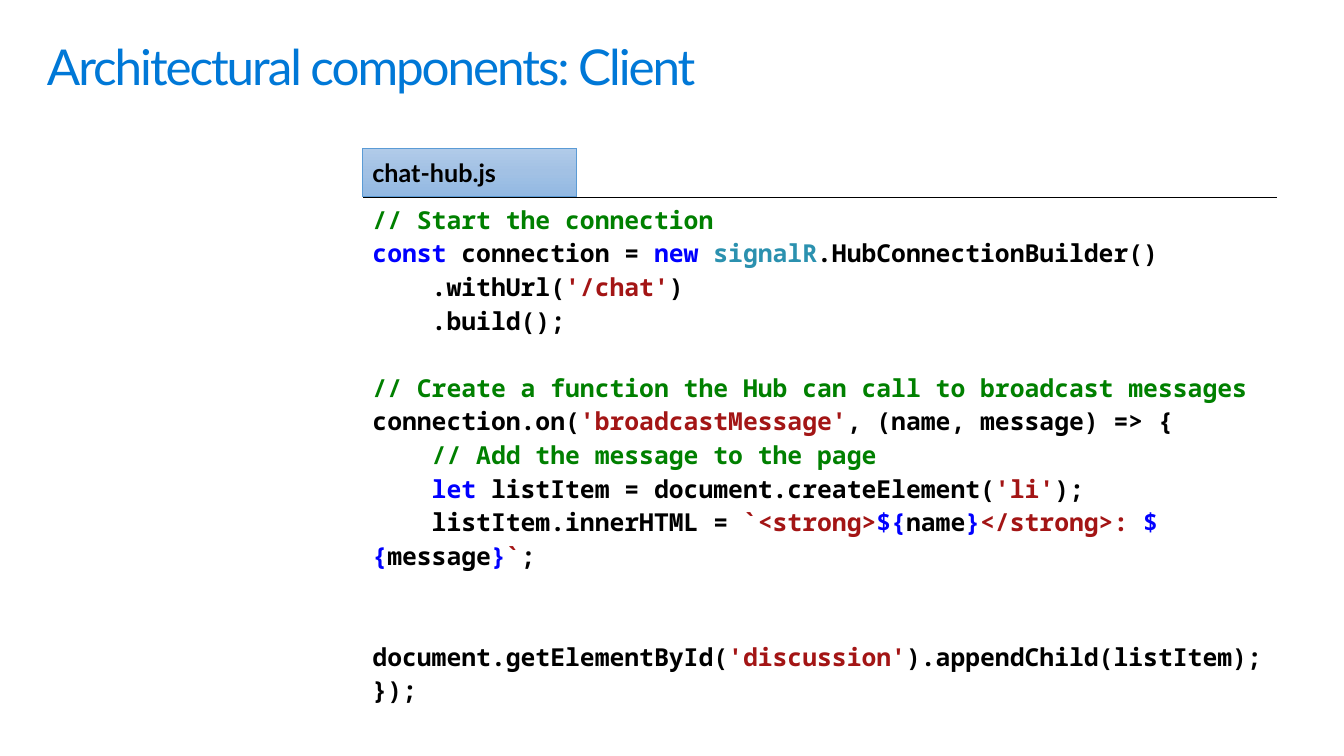
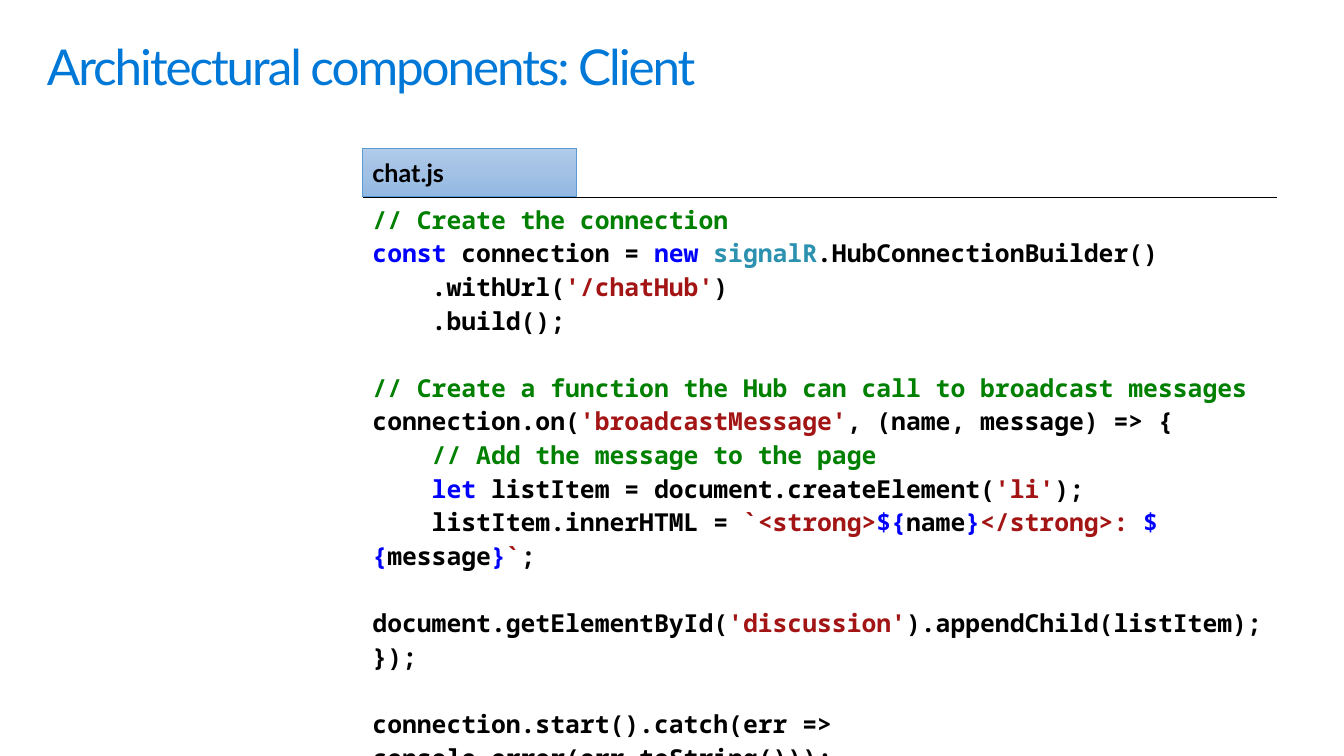
Before and after one commit to scottaddie/slide-decks, a slide deck: slide 6 of Building the Real-time Web with SignalR.pptx. Drawn at 1344x756 pixels with LibreOffice and Linux fonts; fonts in the diff are those of the drawing; background and template pictures are left out. Boxes give left, top, right and bottom in pixels: in the first picture for what was removed or moved away, otherwise in the second. Text is boxed around its words. In the diff, an @@ line names an element or a change of style, - is before the commit and + after.

Commit message:
Tweak SignalR slides

```diff
--- a/Building the Real-time Web with SignalR.pptx
+++ b/Building the Real-time Web with SignalR.pptx
@@ text in rectangle at [372,163,444,187]: text changed @@
-chat-hub.js
+chat.js
@@ table at [363,198,1278,741] @@
-row 1, column 1: // Start the connection / const connection = new signalR.HubConnectionBuilder() / .withUrl('/chat') / .build(); / // Create a function the Hub can call to broadcast messages / connection.on('broadcastMessage', (name, message) => { / // Add the message to the page / let listItem = document.createElement('li'); / listItem.innerHTML = `<strong>${name}</strong>: ${message}`; / document.getElementById('discussion').appendChild(listItem); / });
+row 1, column 1: // Create the connection / const connection = new signalR.HubConnectionBuilder() / .withUrl('/chatHub') / .build(); / // Create a function the Hub can call to broadcast messages / connection.on('broadcastMessage', (name, message) => { / // Add the message to the page / let listItem = document.createElement('li'); / listItem.innerHTML = `<strong>${name}</strong>: ${message}`; / document.getElementById('discussion').appendChild(listItem); / }); / connection.start().catch(err => console.error(err.toString()));
```
Also in this commit, not shown: 5 other slides changed, 2 slides added.
